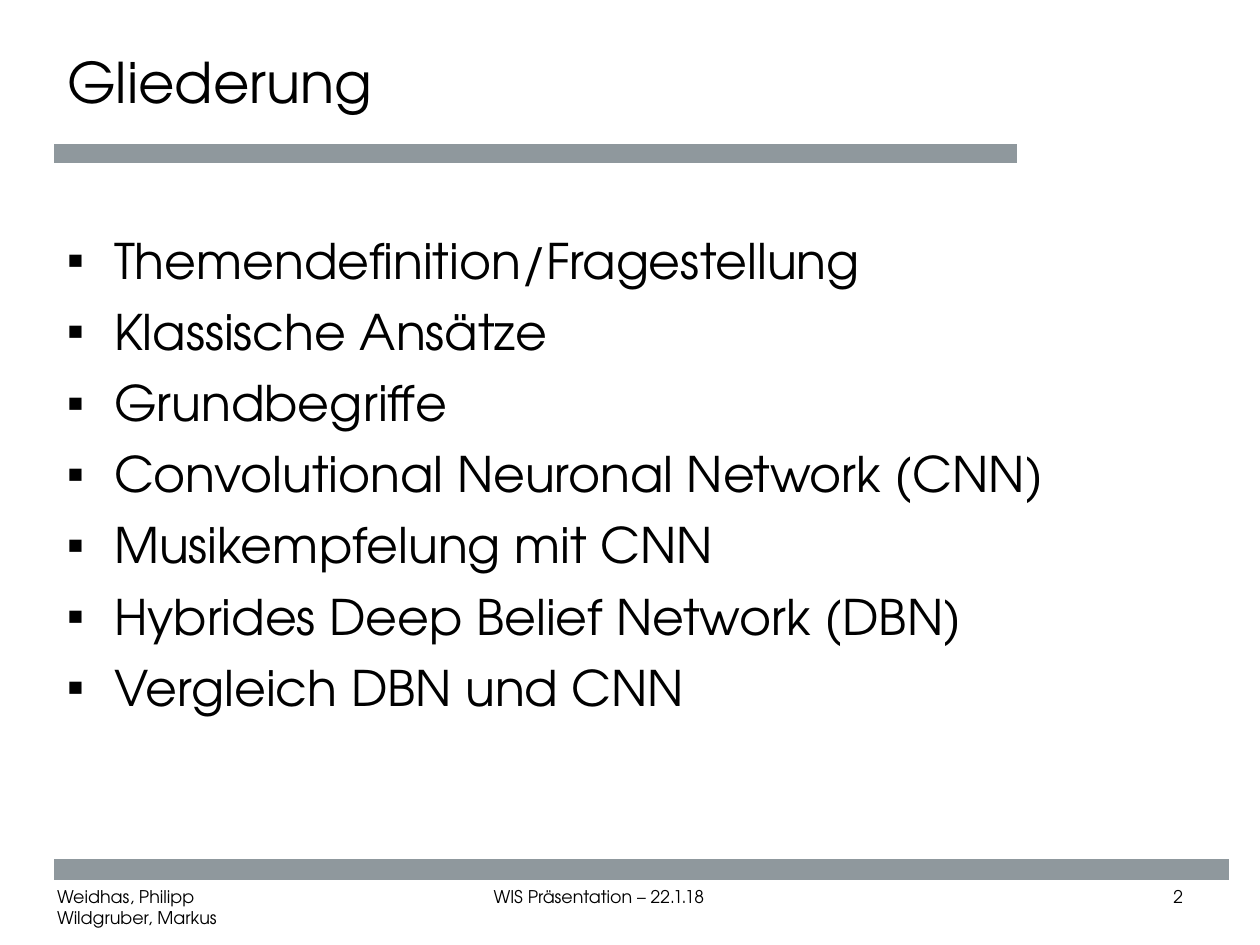
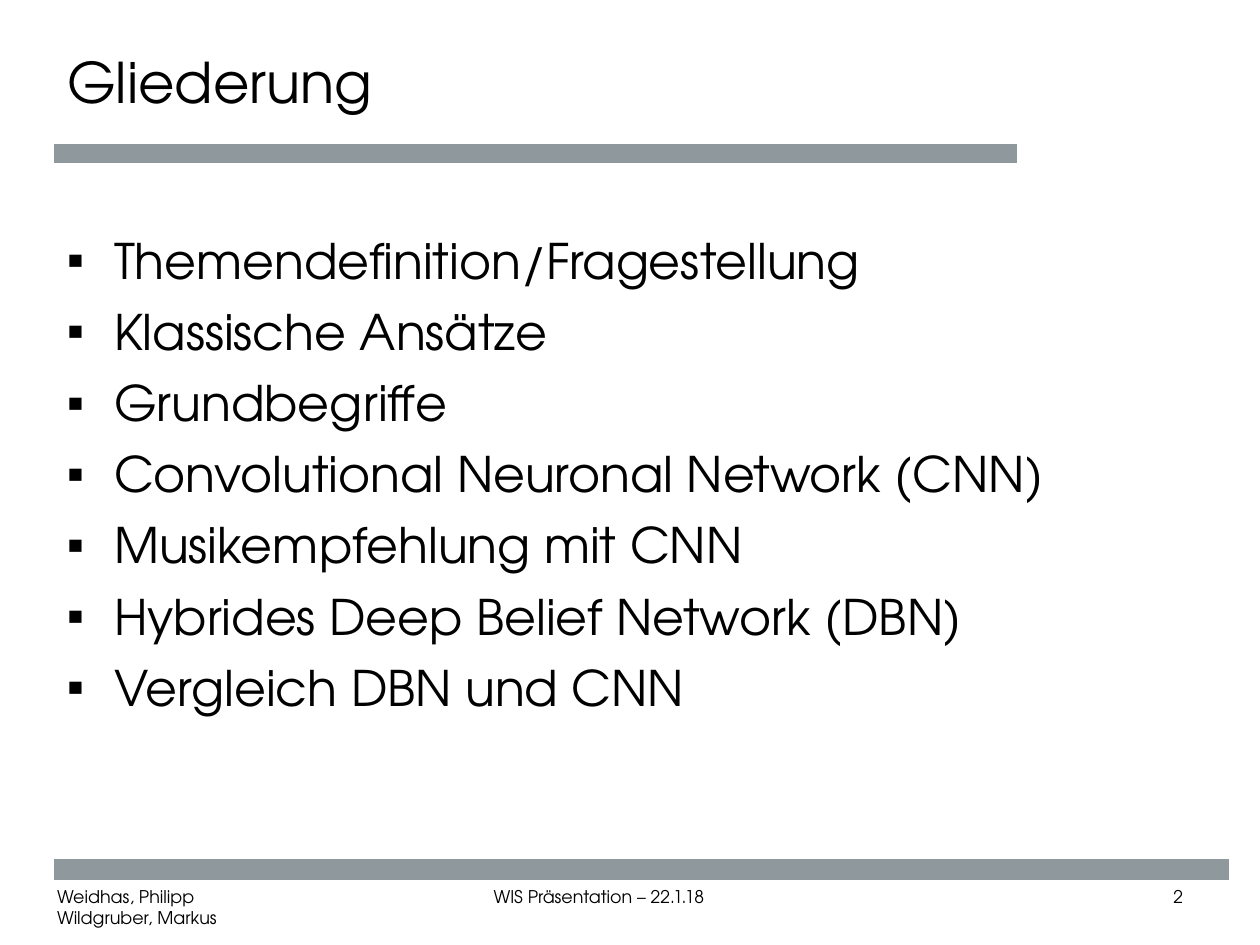
Before and after one commit to Gschmagee/WIS_MUSIC_RECOMMENDATION, a slide deck: slide 2 of PraesentationWis.ppt. Drawn at 1260x945 pixels with LibreOffice and Linux fonts; fonts in the diff are those of the drawing; background and template pictures are left out. Boxes give left, top, right and bottom in pixels: in the first picture for what was removed or moved away, otherwise in the second. Text is boxed around its words. In the diff, an @@ line names an element or a change of style, - is before the commit and + after.

```diff
--- a/PraesentationWis.ppt
+++ b/PraesentationWis.ppt
@@ text at (114, 526, 742, 574): text changed @@
-▪ Musikempfelung mit CNN
+▪ Musikempfehlung mit CNN
```
Also in this commit, not shown: 4 other slides changed, 7 other files.
